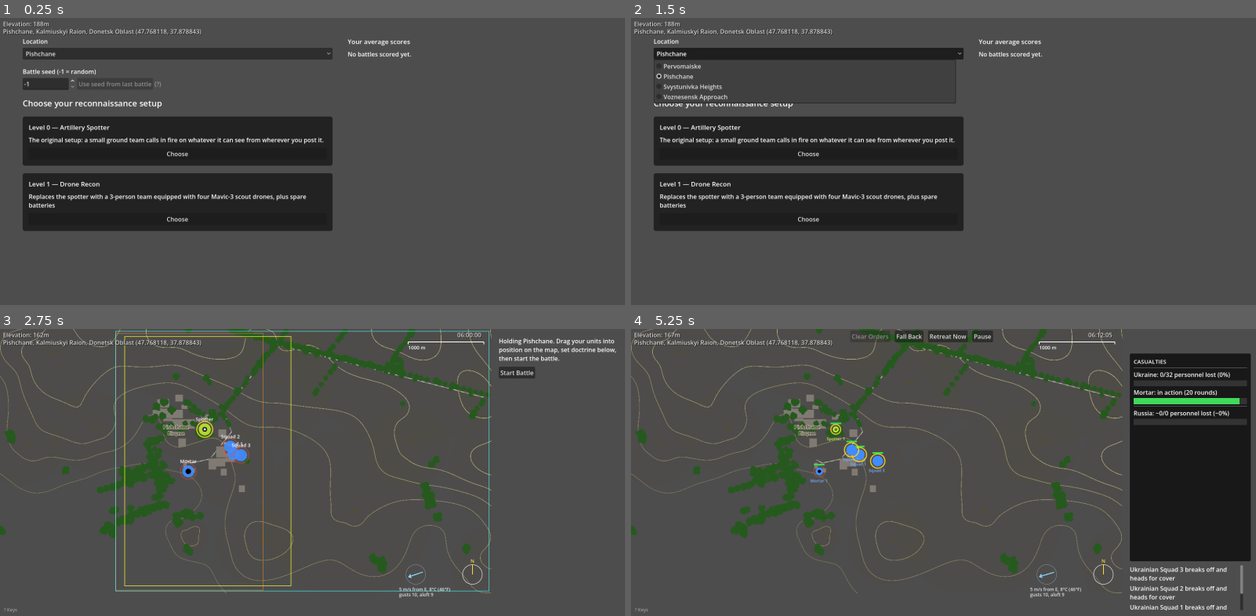
Above: before the commit, frames 1-4 (two rows, left to right).
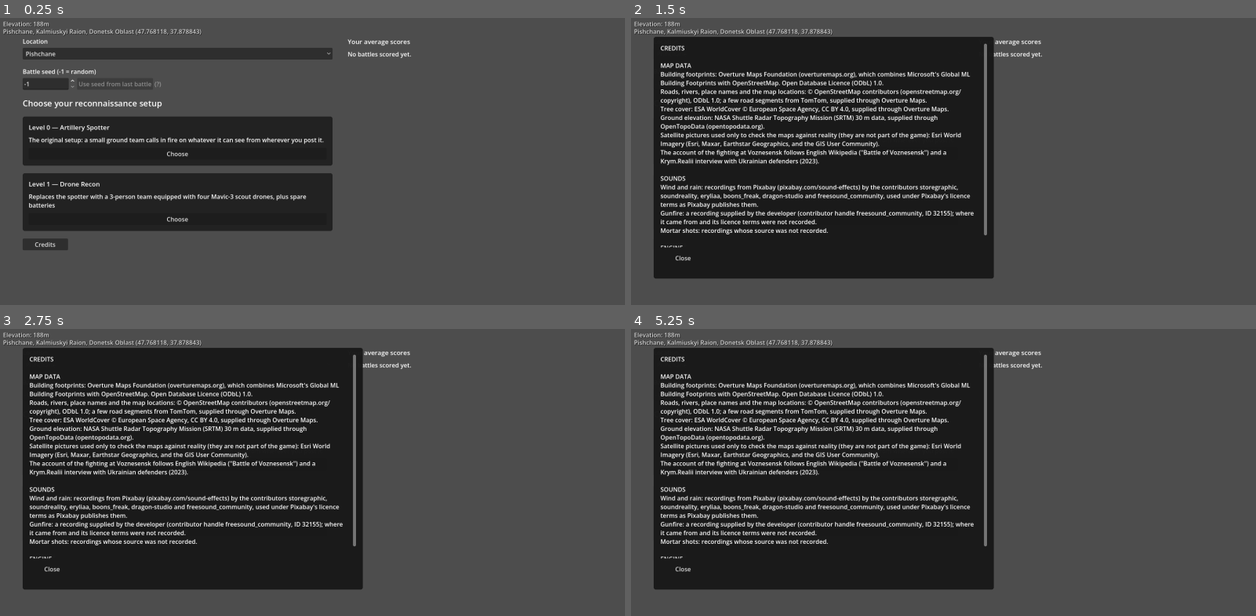
Above: after the commit, the same moments.

Repository: verybadcat/Drones
Game: Godot game, scene res://scenes/Main.tscn
The game is run twice, just before and just after one commit, with the same random seed, the same clock (stepped at 60 frames per second) and the same inputs. Sound files missing from this copy of the repository are replaced by a short silence.
Inputs (mouse positions are in pixels of both pictures, inside the frame that each line leads up to):
- Up to frame 1 (0.25 s): no input
- Up to frame 2 (1.5 s): click (674, 244) at 0.5 s, where only the run after the commit has a clickable "Credits"; click "Pishchane" at 1.25 s
- Up to frame 3 (2.75 s): click "Choose" at 2 s
- Up to frame 4 (5.25 s): click (1149, 372) at 2.75 s, where only the run before the commit has a clickable "Start Battle"; click (643, 610) at 3.5 s, where only the run before the commit has a clickable "? Keys"; click (949, 337) at 4.25 s, where only the run before the commit has a clickable "Retreat Now"; click (806, 529) at 5 s, where only the run after the commit has a clickable "Choose"

The runs differ from the first frame. In frame 1, 0.3% of the frame differs, in the area x 3-11%, y 77-81%; in frame 2, 29%; in frame 3, 48%; in frame 4, 61%, in the area x 0-100%, y 0-99%.

Commit message:
Add a credits page to the opening screen
A Credits button under the setup options opens a page crediting the map data (Overture Maps,
Microsoft ML Building Footprints, OpenStreetMap, ESA WorldCover, SRTM, the satellite pictures
used to check the maps), the sounds (saying where sources/licences were not recorded) and
the engine. tools/ gets a .gdignore so Godot does not treat the map-pipeline scripts as game scripts.

Co-Authored-By: Claude Sonnet 5.5 <noreply@anthropic.com>

Diff:
--- a/scripts/level_select_screen.gd
+++ b/scripts/level_select_screen.gd
@@ -36,6 +36,10 @@
 var _records: Array[Dictionary] = []
 var _detail_panel: PanelContainer = null
 var _detail_box: VBoxContainer = null
+
+## The "Credits" button and the page it opens (see _toggle_credits); the panel is built the first time it is wanted.
+var credits_button: Button = null
+var credits_panel: PanelContainer = null
 
 const SETUP_WIDTH: float = 820.0
 const CELL_SIZE := Vector2(200, 58)
@@ -73,6 +77,8 @@
 		"Replaces the spotter with a 3-person team equipped with four Mavic-3 scout drones, plus spare batteries",
 		GameConfig.ReconMode.DRONE_TEAM
 	))
+
+	root.add_child(_build_credits_button())
 
 	columns.add_child(_build_score_history())
 
@@ -379,6 +385,78 @@
 const SEED_NOTE: String = "Using the same seed again gives you the same weather and the same enemy force (how many squa …(458 unchanged characters)…
 
 
+## The credits page, opened from the "Credits" button under the setup options (direct user request: "Add a
+## credits page to the opening screen"). Plain facts about where the map data, the sounds and the engine came
+## from, with the licences the sources publish them under. Kept as one function so a test can read it.
+##
+## What it must NOT do is claim more than is known: the sound files' licence terms were never looked up (see
+## assets/audio/*/SOURCES.md), and the mortar-shot recordings have no recorded source at all, so the page says
+## exactly that rather than naming a licence.
+static func credits_text() -> String:
+	return "\n".join([
+		"CREDITS",
+		"",
+		"MAP DATA",
+		"Building footprints: Overture Maps Foundation (overturemaps.org), which combines Microsoft's Global ML Building Footprints with OpenStreetMap. Open Database Licence (ODbL) 1.0.",
+		"Roads, rivers, place names and the map locations: © OpenStreetMap contributors (openstreetmap.org/copyright), ODbL 1.0; a few road segments from TomTom, supplied through Overture Maps.",
+		"Tree cover: ESA WorldCover © European Space Agency, CC BY 4.0, supplied through Overture Maps.",
+		"Ground elevation: NASA Shuttle Radar Topography Mission (SRTM) 30 m data, supplied through OpenTopoData (opentopodata.org).",
+		"Satellite pictures used only to check the maps against reality (they are not part of the game): Esri World Imagery (Esri, Maxar, Earthstar Geographics, and the GIS User Community).",
+		"The account of the fighting at Voznesensk follows English Wikipedia (\"Battle of Voznesensk\") and a Krym.Realii interview with Ukrainian defenders (2023).",
+		"",
+		"SOUNDS",
+		"Wind and rain: recordings from Pixabay (pixabay.com/sound-effects) by the contributors storegraphic, soundreality, eryliaa, boons_freak, dragon-studio and freesound_community, used under Pixabay's licence terms as Pixabay publishes them.",
+		"Gunfire: a recording supplied by the developer (contributor handle freesound_community, ID 32155); where it came from and its licence terms were not recorded.",
+		"Mortar shots: recordings whose source was not recorded.",
+		"",
+		"ENGINE",
+		"Made with the Godot Engine (godotengine.org), MIT licence.",
+	])
+
+
+func _build_credits_button() -> Control:
+	credits_button = Button.new()
+	credits_button.text = "Credits"
+	credits_button.custom_minimum_size = Vector2(120, 0)
+	credits_button.size_flags_horizontal = Control.SIZE_SHRINK_BEGIN
+	credits_button.pressed.connect(_toggle_credits)
+	return credits_button
+
+
+## Opens the credits page over the setup (or closes it again). Built on first use.
+func _toggle_credits() -> void:
+	if credits_panel == null:
+		credits_panel = PanelContainer.new()
+		credits_panel.position = Vector2(60, 50)
+		credits_panel.custom_minimum_size = Vector2(900, 640)
+		credits_panel.z_index = 100
+		var style := StyleBoxFlat.new()
+		style.bg_color = Color(0.1, 0.1, 0.1, 0.98)
+		style.set_content_margin_all(18.0)
+		style.set_corner_radius_all(6.0)
+		credits_panel.add_theme_stylebox_override("panel", style)
+		var box := VBoxContainer.new()
+		box.add_theme_constant_override("separation", 12)
+		credits_panel.add_child(box)
+		var scroll := ScrollContainer.new()
+		scroll.custom_minimum_size = Vector2(860, 540)
+		scroll.horizontal_scroll_mode = ScrollContainer.SCROLL_MODE_DISABLED
+		box.add_child(scroll)
+		var body := GameConfig.make_selectable_label(credits_text())
+		body.autowrap_mode = TextServer.AUTOWRAP_WORD_SMART
+		body.custom_minimum_size = Vector2(840, 0)
+		scroll.add_child(body)
+		var close := Button.new()
+		close.text = "Close"
+		close.custom_minimum_size = Vector2(120, 0)
+		close.size_flags_horizontal = Control.SIZE_SHRINK_BEGIN
+		close.pressed.connect(_toggle_credits)
+		box.add_child(close)
+		add_child(credits_panel)
+		credits_panel.visible = false
+	credits_panel.visible = not credits_panel.visible
+
+
 func _build_option(title_text: String, body_text: String, mode: GameConfig.ReconMode) -> Control:
 	var box := PanelContainer.new()
 	box.custom_minimum_size = Vector2(820, 0)
--- /dev/null
+++ b/scripts/tests/test_credits_page.gd
@@ -0,0 +1,63 @@
+extends SceneTree
+## Direct user request: "Add a credits page to the opening screen." The opening screen (LevelSelectScreen) has a
+## "Credits" button that opens a page crediting the map data (Overture Maps, Microsoft ML Building Footprints,
+## OpenStreetMap, ESA WorldCover, SRTM, the satellite pictures used to check the maps), the sounds and the
+## engine, and a Close button.
+##
+## The page must not claim more than is known: the sounds' licence terms were never looked up and the mortar
+## shots have no recorded source, and the page says that.
+##
+## Run: godot --headless --path . --script scripts/tests/test_credits_page.gd
+var failures := 0
+
+func check(condition: bool, message: String) -> void:
+	if not condition:
+		failures += 1
+		push_error(message)
+
+func _initialize() -> void:
+	call_deferred("run")
+
+func all_text(node: Node) -> String:
+	var out := ""
+	if node is RichTextLabel:
+		out += (node as RichTextLabel).get_parsed_text() + "\n"
+	elif node is Label:
+		out += (node as Label).text + "\n"
+	elif node is Button:
+		out += (node as Button).text + "\n"
+	for child in node.get_children():
+		out += all_text(child)
+	return out
+
+func run() -> void:
+	# The text itself.
+	var text: String = LevelSelectScreen.credits_text()
+	for needle in ["Overture Maps", "Microsoft", "OpenStreetMap", "ODbL", "ESA WorldCover", "CC BY 4.0", "SRTM", "OpenTopoData", "Esri", "Pixabay", "Godot"]:
+		check(needle in text, "The credits name %s" % needle)
+	check("not recorded" in text, "...and say plainly where a source or licence was not recorded")
+	# The page on the real screen.
+	var screen := LevelSelectScreen.new()
+	root.add_child(screen)
+	await process_frame
+	check(screen.credits_button != null and screen.credits_button.text == "Credits", "The opening screen has a Credits button")
+	check(screen.credits_panel == null or not screen.credits_panel.visible, "...and the page is not showing until it is asked for")
+	screen.credits_button.pressed.emit()
+	await process_frame
+	check(screen.credits_panel != null and screen.credits_panel.visible, "Pressing Credits opens the page")
+	var shown: String = all_text(screen.credits_panel)
+	check("Overture Maps" in shown and "OpenStreetMap" in shown and "Pixabay" in shown, "...showing the credits")
+	var close: Button = null
+	for b in screen.credits_panel.find_children("*", "Button", true, false):
+		if (b as Button).text == "Close":
+			close = b
+	check(close != null, "...with a Close button")
+	if close != null:
+		close.pressed.emit()
+		await process_frame
+		check(not screen.credits_panel.visible, "Close puts the page away")
+		screen.credits_button.pressed.emit()
+		await process_frame
+		check(screen.credits_panel.visible, "...and Credits brings it back")
+	print("Credits page tests: %d failures" % failures)
+	quit(1 if failures else 0)
Not shown, added: scripts/tests/test_credits_page.gd.uid
Not shown, added: tools/.gdignore
